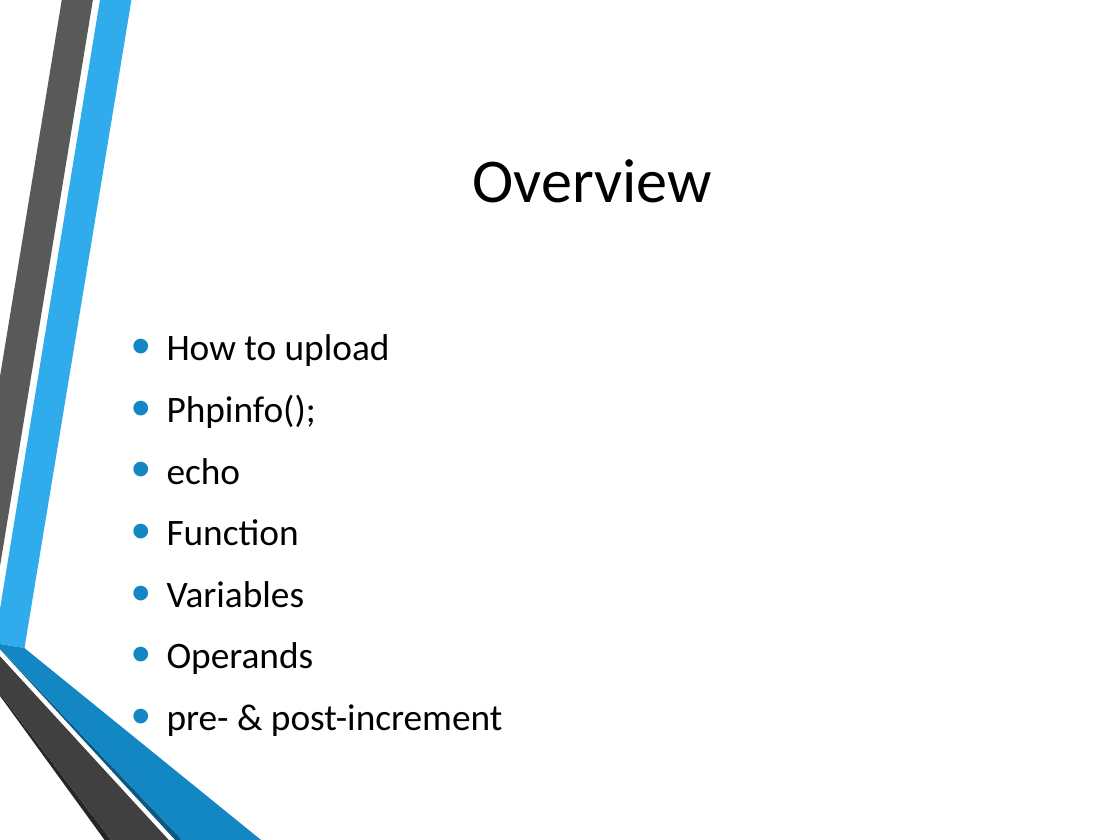
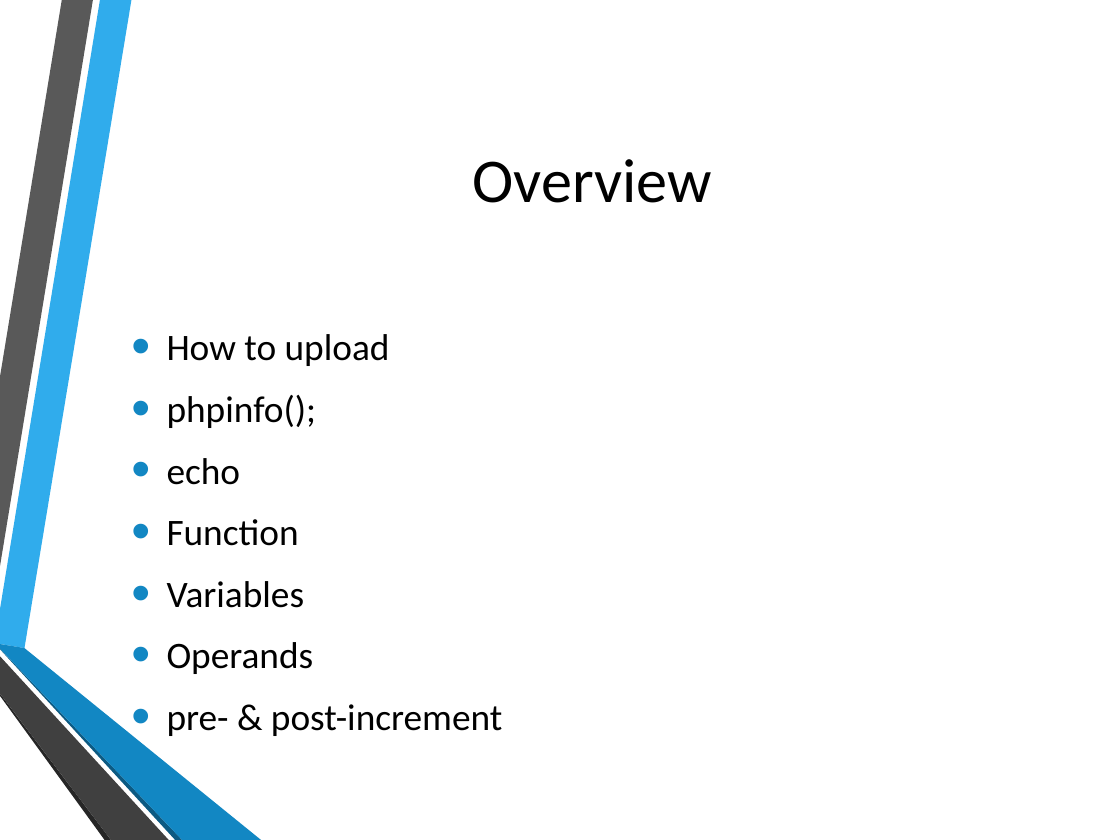
Before and after one commit to hatted/fevaworks-php, a slide deck: slide 18 of php-fw1/lesson1.pptx. Drawn at 1120x840 pixels with LibreOffice and Linux fonts; fonts in the diff are those of the drawing; background and template pictures are left out. Boxes give left, top, right and bottom in pixels: in the first picture for what was removed or moved away, otherwise in the second. Text is boxed around its words. In the diff, an @@ line names an element or a change of style, - is before the commit and + after.

```diff
--- a/php-fw1/lesson1.pptx
+++ b/php-fw1/lesson1.pptx
@@ text at bbox=[167, 395, 317, 428]: text changed @@
-• Phpinfo();
+• phpinfo();
```
Also in this commit, not shown: 7 other slides changed, 1 slide added, 3 slides removed, 2 other files.
